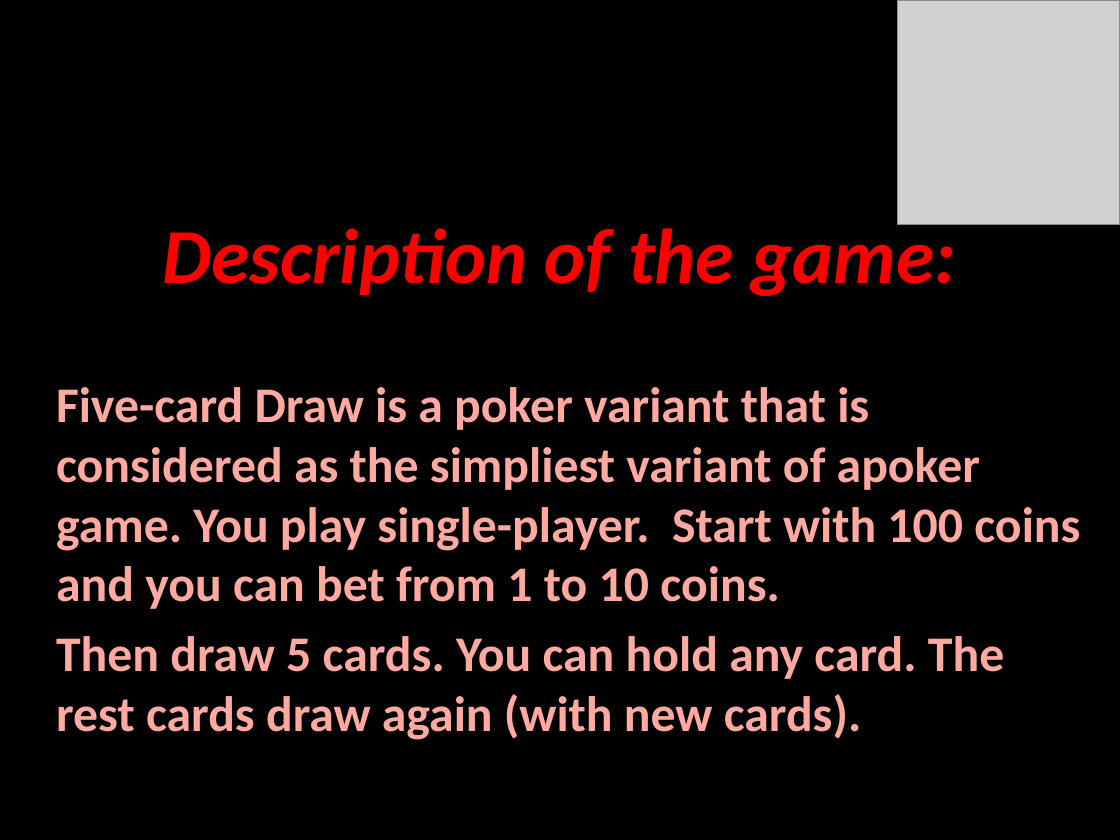
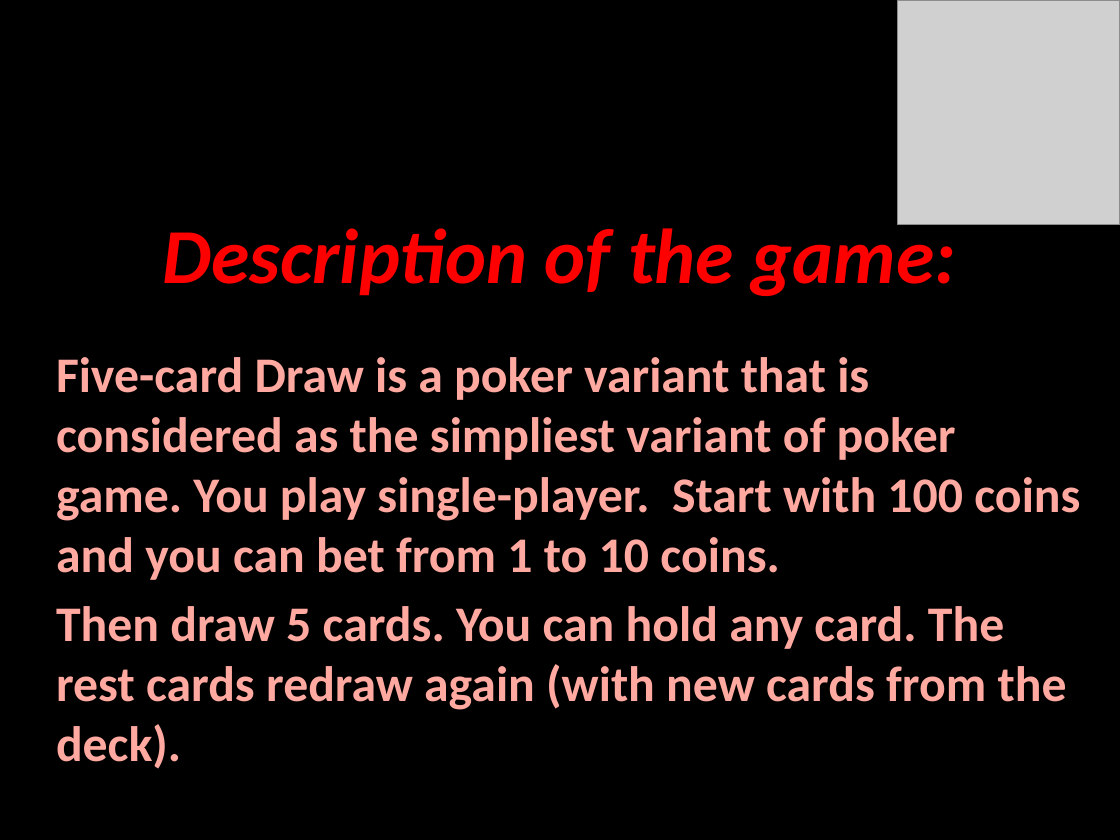
Before and after one commit to ArchDevilCSharp2/Team-Work---Console-Game-Arch-Devil, a slide deck: slide 2 of Resources/Presentation.pptx. Drawn at 1120x840 pixels with LibreOffice and Linux fonts; fonts in the diff are those of the drawing; grey boxes stand for pictures; background and template pictures are left out. Boxes give left, top, right and bottom in pixels: in the first picture for what was removed or moved away, otherwise in the second. Text is boxed around its words. In the diff, an @@ line names an element or a change of style, - is before the commit and + after.

```diff
--- a/Resources/Presentation.pptx
+++ b/Resources/Presentation.pptx
@@ subtitle at (x1=56, y1=357, x2=1080, y2=769): text changed @@
-Five-card Draw is a poker variant that is considered as the simpliest variant of apoker game. You play single-player. Start with 100 coins and you can bet from 1 to 10 coins.
-Then draw 5 cards. You can hold any card. The rest cards draw again (with new cards).
+Five-card Draw is a poker variant that is considered as the simpliest variant of poker game. You play single-player. Start with 100 coins and you can bet from 1 to 10 coins.
+Then draw 5 cards. You can hold any card. The rest cards redraw again (with new cards from the deck).
```
Also in this commit, not shown: 1 other slide changed.
